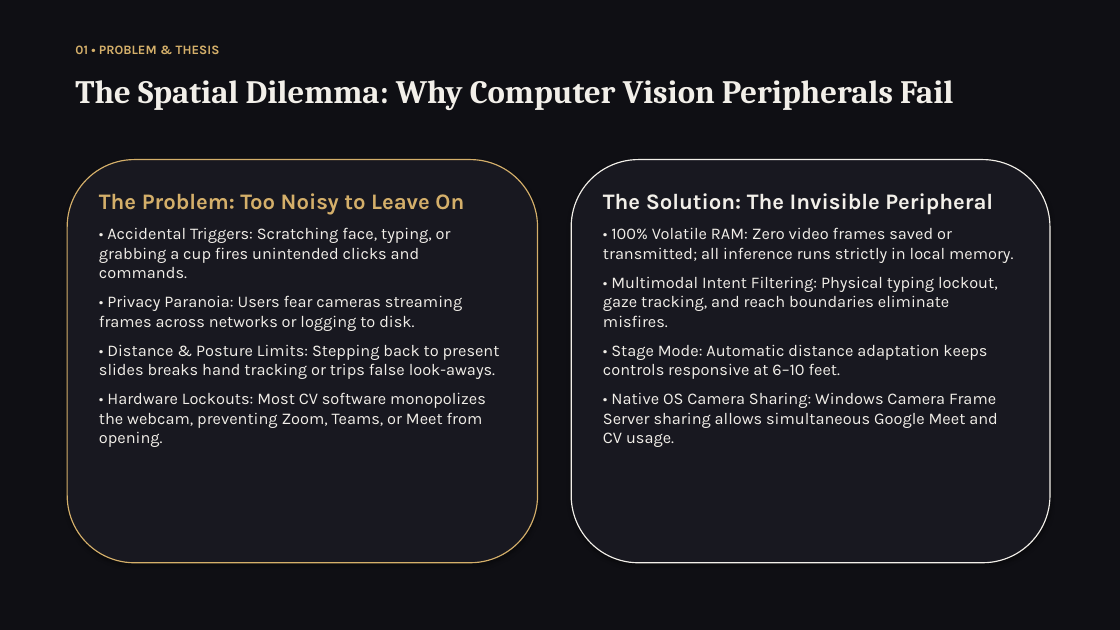
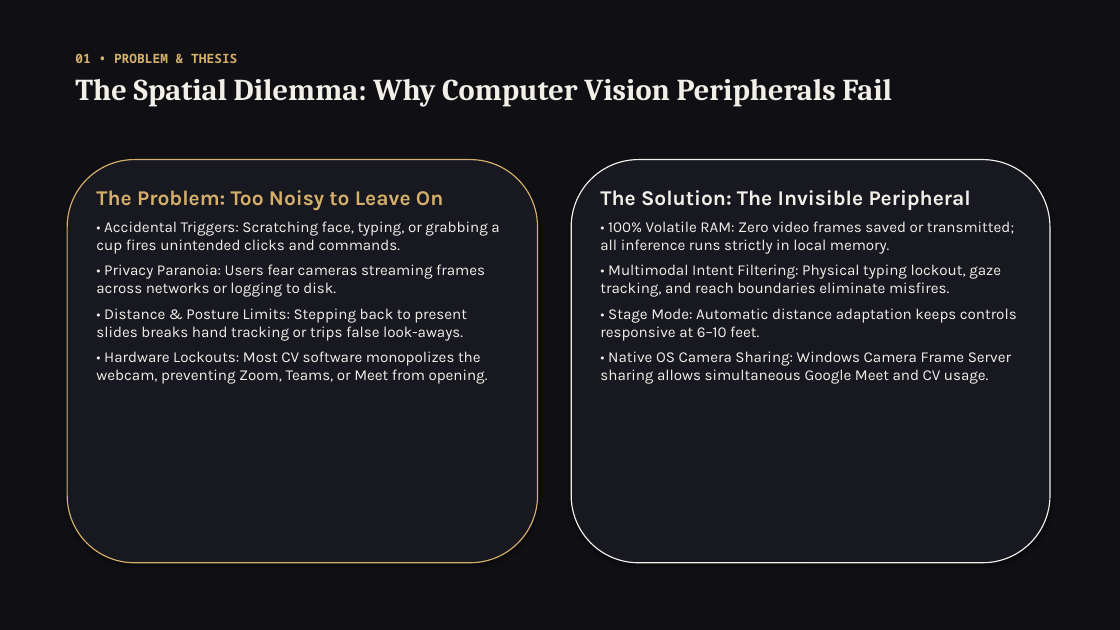
Before and after one commit to Philphil-org/UAT-Hackathon, a slide deck: slide 2 of ZeroTouch_PitchDeck.pptx. Drawn at 1120x630 pixels with LibreOffice and Linux fonts; fonts in the diff are those of the drawing. Boxes give left, top, right and bottom in pixels: in the first picture for what was removed or moved away, otherwise in the second. Text is boxed around its words. In the diff, an @@ line names an element or a change of style, - is before the commit and + after.

```diff
--- a/ZeroTouch_PitchDeck.pptx
+++ b/ZeroTouch_PitchDeck.pptx
@@ text "01 • PROBLEM & THESIS": place and size @@
-text "01 • PROBLEM & THESIS" at bbox=[75, 80, 953, 110]
+text "01 • PROBLEM & THESIS" at bbox=[75, 53, 892, 107]
@@ text at bbox=[75, 53, 237, 63]: paragraph added @@
+01 • PROBLEM & THESIS
@@ text removed at bbox=[75, 45, 220, 54] @@
-01 • PROBLEM & THESIS
@@ text at bbox=[75, 79, 892, 107]: size 28 to 26 pt in "The Spatial Dilemma: Why Computer Vision Peripherals ..."; more space between paragraphs @@
@@ text "The Problem: Too Noisy to ..." at bbox=[96, 190, 499, 384]: size 19 to 18 pt in "The Problem: Too Noisy to Leave On"; size 14 to 13 pt; less space between paragraphs @@
@@ text "The Solution: The Invisible Peripheral" at bbox=[600, 190, 1017, 384]: size 19 to 18 pt in "The Solution: The Invisible Peripheral"; size 14 to 13 pt; less space between paragraphs @@
```
Also in this commit, not shown: 4 other slides changed, 1 slide added.
